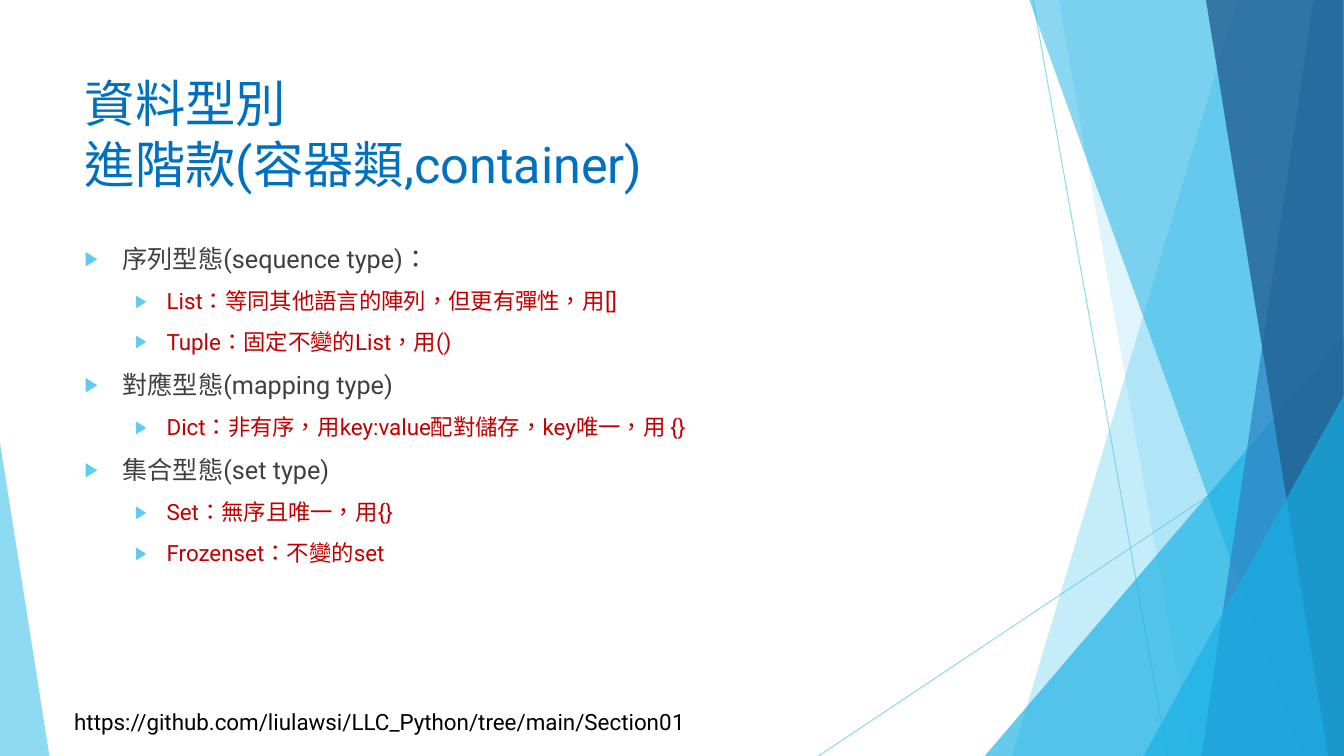
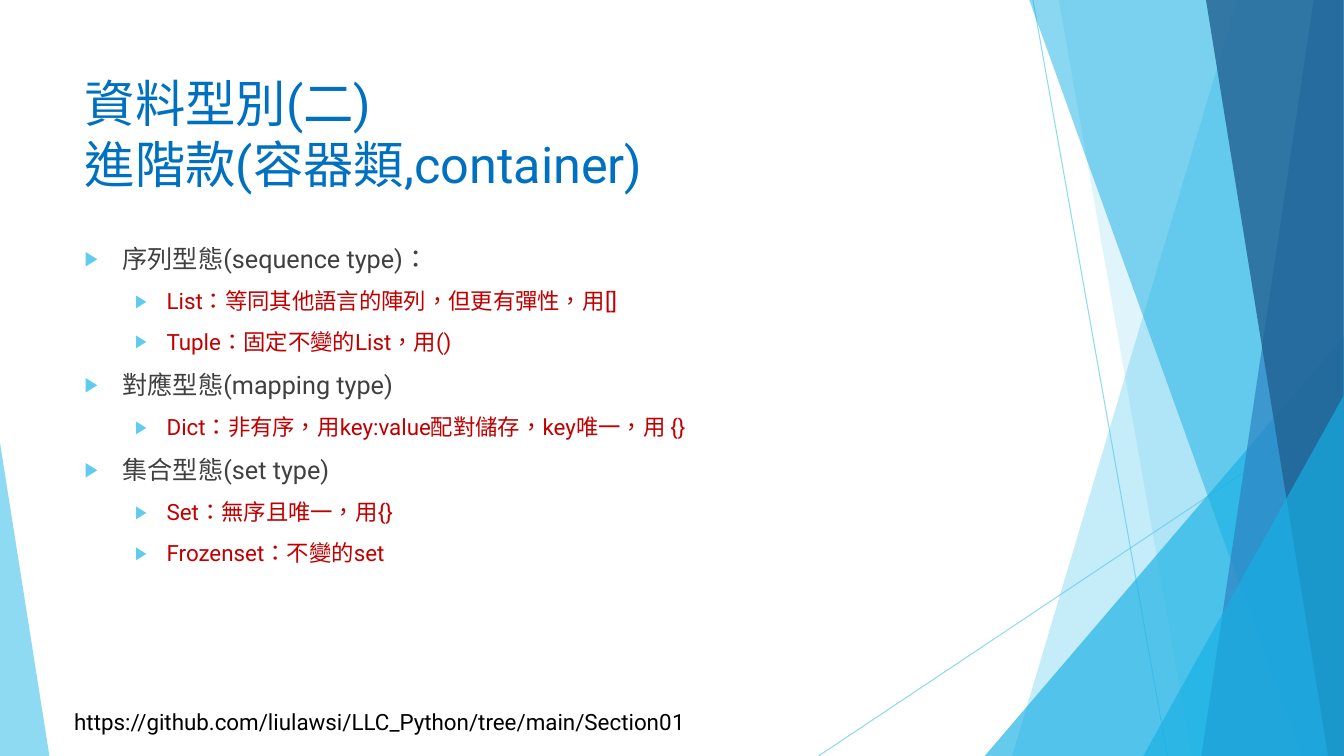
Before and after one commit to liulawsi/My_PPTs, a slide deck: slide 14 of LCC/Python/01_千里之行始於足下.pptx. Drawn at 1344x756 pixels with LibreOffice and Linux fonts; fonts in the diff are those of the drawing; background and template pictures are left out. Boxes give left, top, right and bottom in pixels: in the first picture for what was removed or moved away, otherwise in the second. Text is boxed around its words. In the diff, an @@ line names an element or a change of style, - is before the commit and + after.

```diff
--- a/LCC/Python/01_千里之行始於足下.pptx
+++ b/LCC/Python/01_千里之行始於足下.pptx
@@ title at box(85, 79, 643, 195): text changed @@
-資料型別
-進階款(容器類,container)
+資料型別(二)
+進階款(容器類,container)
```
Also in this commit, not shown: 1 other slide changed, 4 other files.
